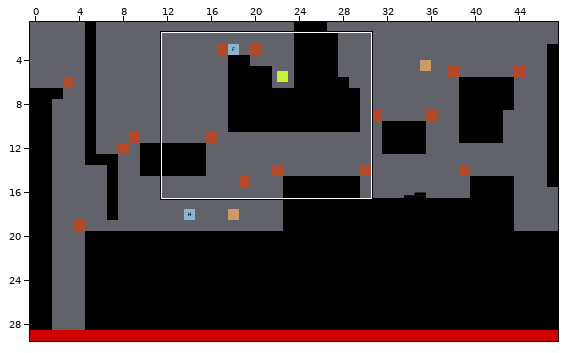
An edit to a level. Tiled map, maps/level_02.tmx. The first picture is a wide view before the edit; the outline marks the close-up.
Close-up. Old version:
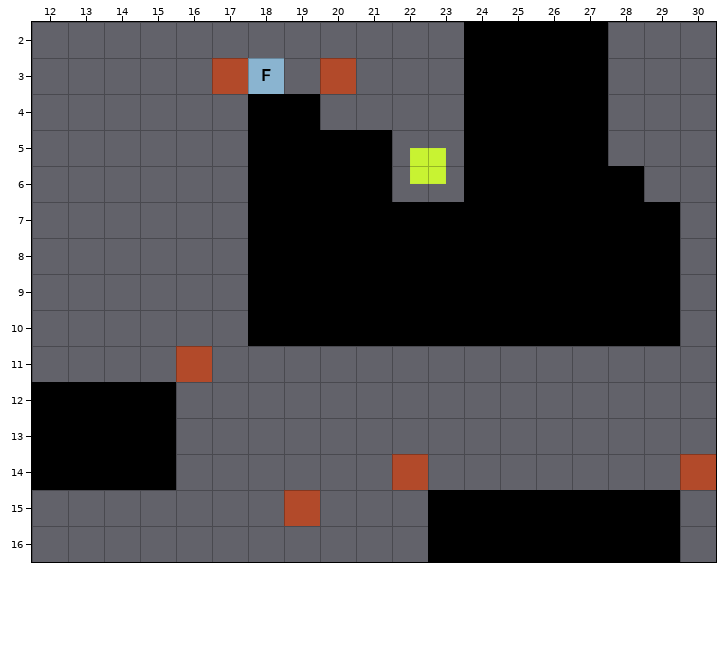
Cells are 64x64 px. Shown: x 12..30, y 2..16. The commit also changed other parts of the map, which this record leaves out.
After the commit:
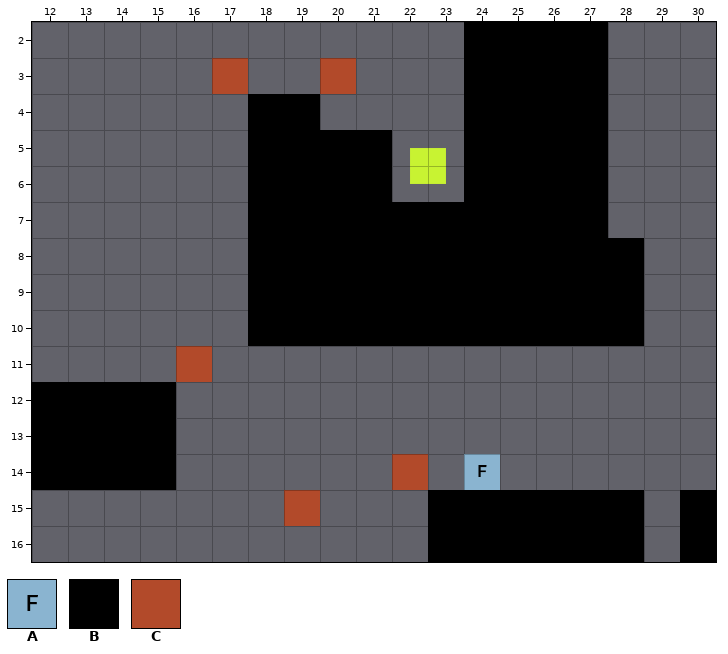
Key: from "tileset": A 55, B 78, C 81.
_ is an empty cell.
Objects are placed by their top-left corner, in cells (3,4 is the top-left corner of cell 3,4); size is 1x1 cell unless given.
What changed:
Layer "layer_limits":
The author cleared tile C in row 14 at x 30.
Layer "layer_platforms":
The author put tile B in rows 15 to 16 at x 30.
The author cleared tile B in row 6 at x 28; in row 7 at x 28 to 29; in rows 8 to 10 at x 29; in rows 15 to 16 at x 29.
Layer "SpawnFrog":
Object A at 18,3 becomes A at 24,14.
Changed places in both close-ups, as pixel boxes (x1, y1, x2, y2):
old place: (248, 58, 284, 94)
removed: (608, 166, 680, 346)
new place: (464, 454, 500, 490)
changed: (644, 454, 716, 562)
